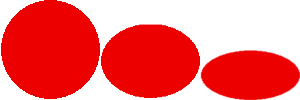
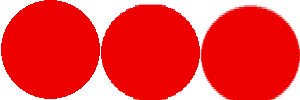
Two versions of the same layered image (300x100). Layer-by-layer changes:
painted on "ball3" over [101, 4, 200, 100]
painted on "ball2" over [200, 5, 300, 100]
